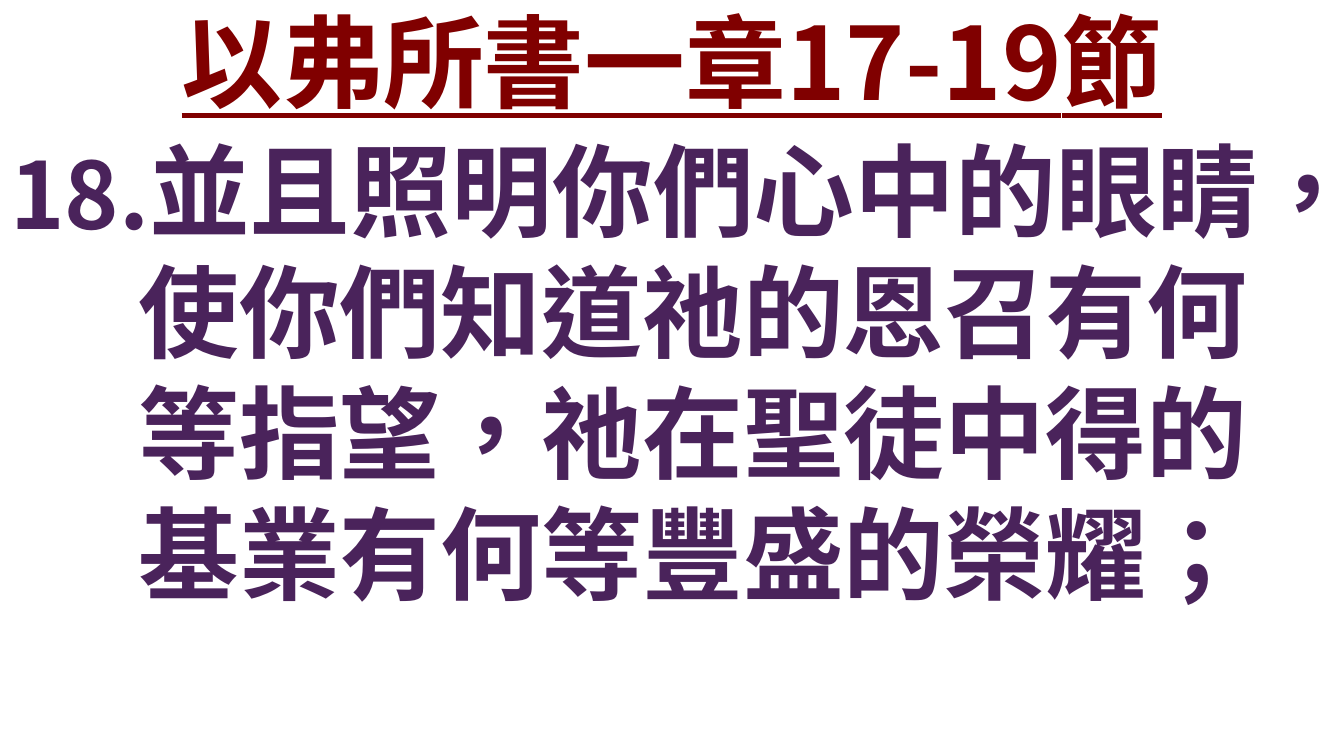
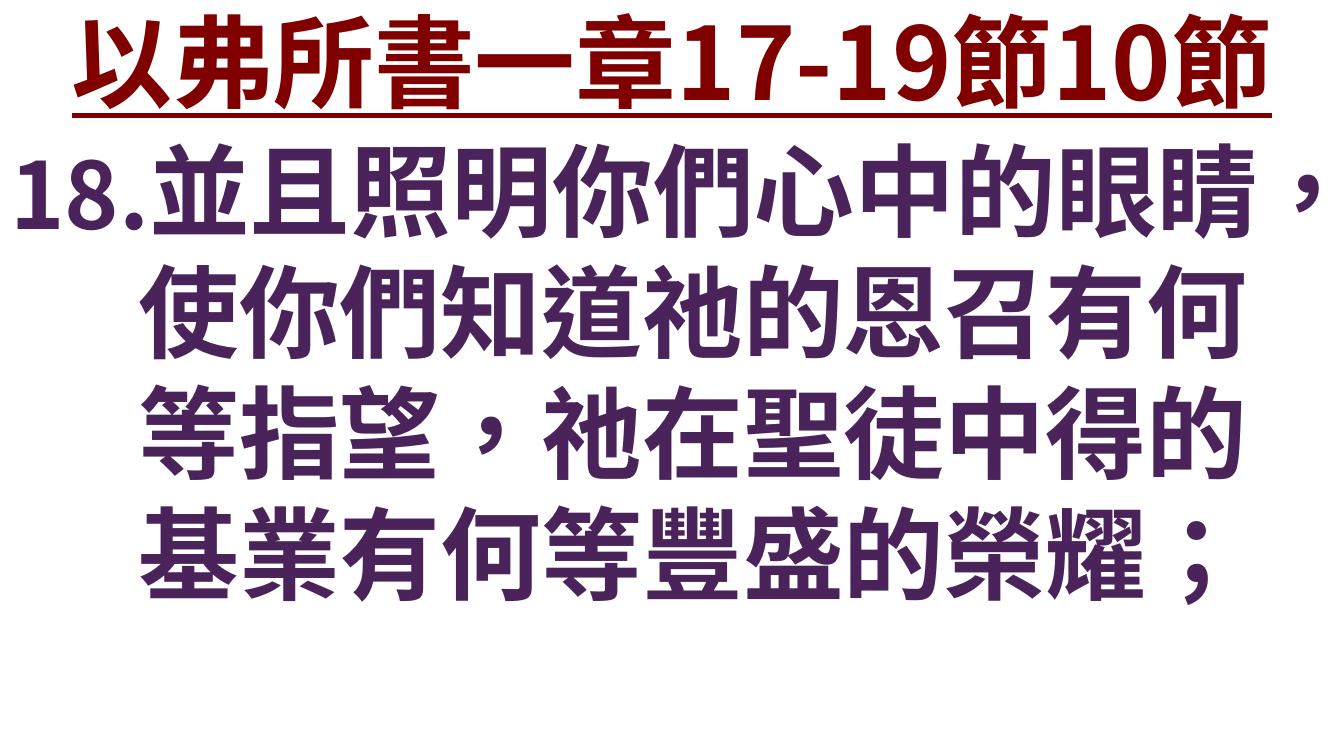
Before and after one commit to Rye-GT500/FaithSlide, a slide deck: slide 3 of test.pptx (slide 9 before the commit). Drawn at 1344x756 pixels with LibreOffice and Linux fonts; fonts in the diff are those of the drawing; background and template pictures are left out. Boxes give left, top, right and bottom in pixels: in the first picture for what was removed or moved away, otherwise in the second. Text is boxed around its words. In the diff, an @@ line names an element or a change of style, - is before the commit and + after.

```diff
--- a/test.pptx
+++ b/test.pptx
@@ title at [72, 13, 1273, 118]: text changed @@
-以弗所書一章17-19節
+以弗所書一章17-19節10節
```
Also in this commit, not shown: 3 other slides changed, 6 slides removed, 3 other files.
